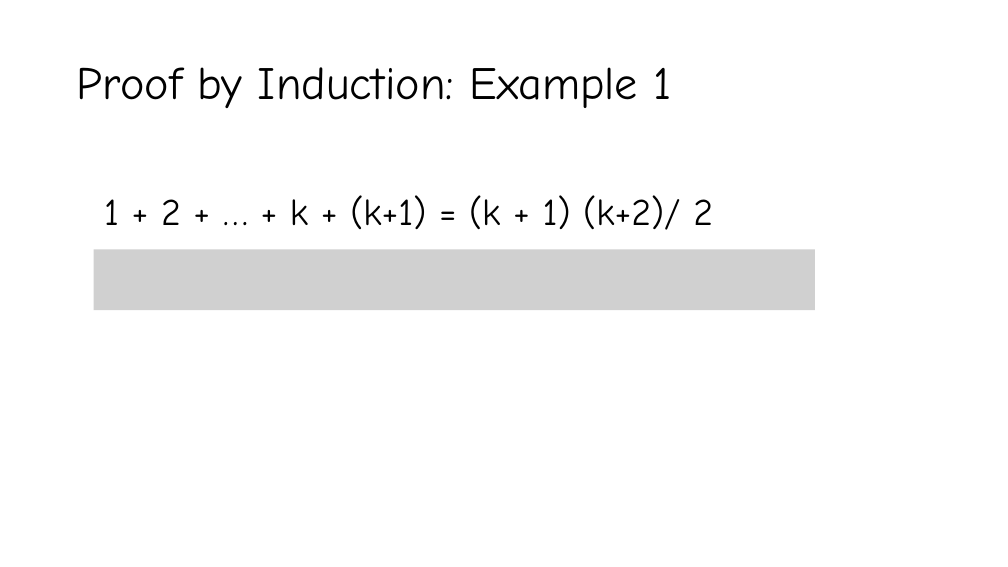
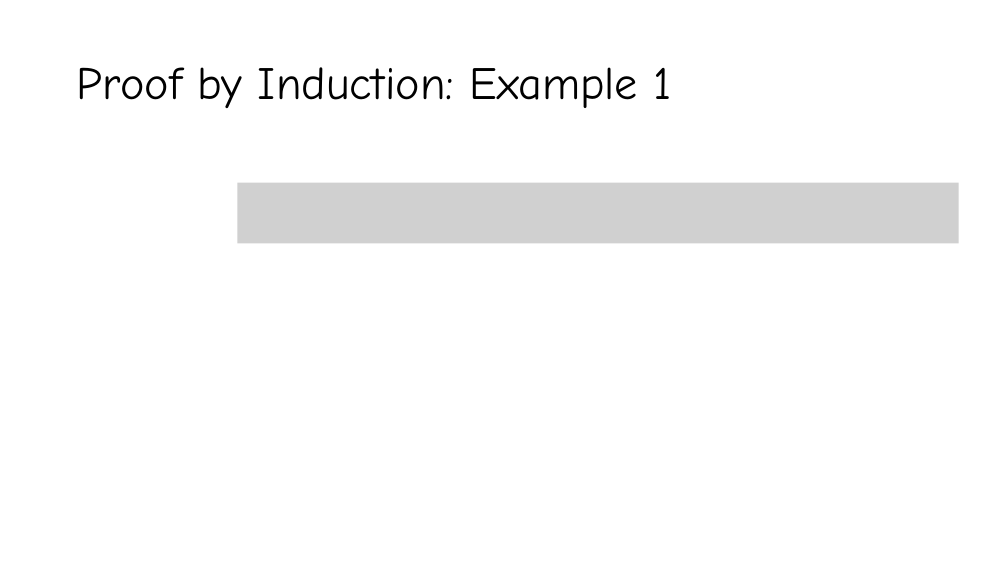
Before and after one commit to YeasirRayhanPrince/yeasirrayhanprince.github.io, a slide deck: slide 53 of cse106/slides/Lecture3.pptx (slide 26 before the commit). Drawn at 1008x567 pixels with LibreOffice and Linux fonts; fonts in the diff are those of the drawing; grey boxes stand for pictures. Boxes give left, top, right and bottom in pixels: in the first picture for what was removed or moved away, otherwise in the second. Text is boxed around its words. In the diff, an @@ line names an element or a change of style, - is before the commit and + after.

```diff
--- a/cse106/slides/Lecture3.pptx
+++ b/cse106/slides/Lecture3.pptx
@@ text removed at (104,195,713,230) @@
-1 + 2 + … + k + (k+1) = (k + 1) (k+2)/ 2
@@ picture added at (237,183,959,244) @@
@@ picture removed at (94,250,815,311) @@
```
Also in this commit, not shown: 1 other slide changed, 27 slides added, 6 other files.
